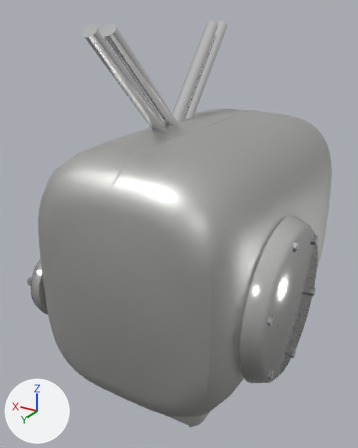
One commit to the glTF model assets/bike_parts/engine/vtwin45_1200.glb: the scene before it, then after it.
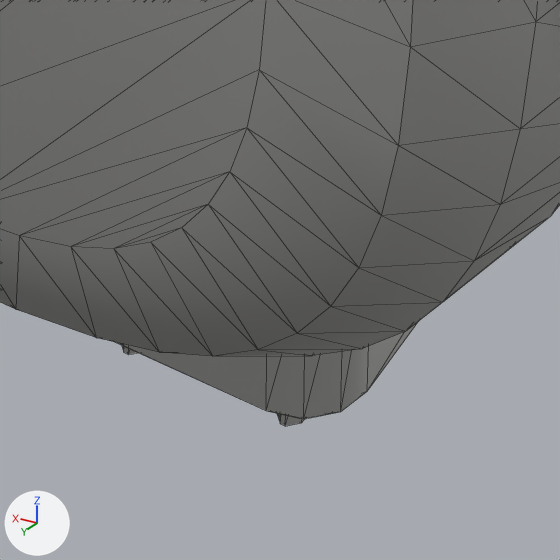
Each version is shown whole from a 50 mm lens placed at (-0.247, 0.467, 0.244), pointed at (0.023, 0.018, 0.019), then close up on the part from 41% to 65% of the width and 81% to 100% of the height. The lights are fixed; the arrows at lower left show +X, +Y and +Z. The last two pictures show the newer version. The close-ups show mesh edges as thin lines. Objects named as collision shapes, trigger or cutter boxes, shadow casters or lower levels of detail are left out. Where no turn or scale is listed for an object, it has been applied to the vertices. Vertices at exactly the same position are counted once.

In view in the first close-up: 'lod0'.
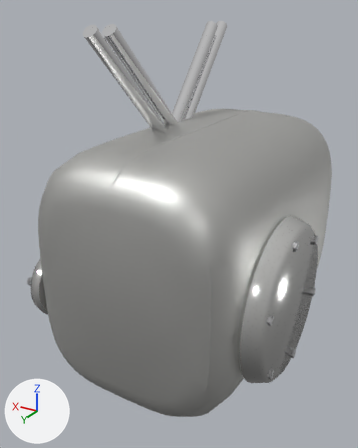
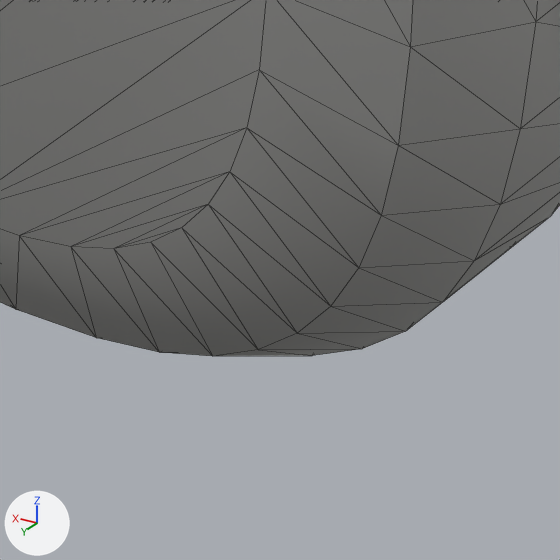
What differs and where, as boxes (x1, y1, x2, y2) in the close-ups (560 x 560 px):
'lod0', reshaped
    before: (0, 0, 560, 426)
    after: (0, 0, 560, 356)
part 1 of me_lod0, deleted
    before: (116, 321, 419, 426)

What changed in the scene script:
```text
Change me_lod0:
    used by ob_lod0; location = (0.0, 0.0, 0.0)
    remove me_lod0.from_pydata(...)  # 1920 vertices, 3744 faces; spans x -0.133..0.136, y -0.17..0.17, z -0.174..0.233
    add me_lod0.from_pydata(...)  # 1780 vertices, 3488 faces; spans x -0.133..0.136, y -0.17..0.17, z -0.131..0.233
    me_lod0 part 1: 6 loose pieces with 140 vertices, spanning x -0.06..0.06, y -0.1..0.12, z -0.174..-0.125, are deleted
```
